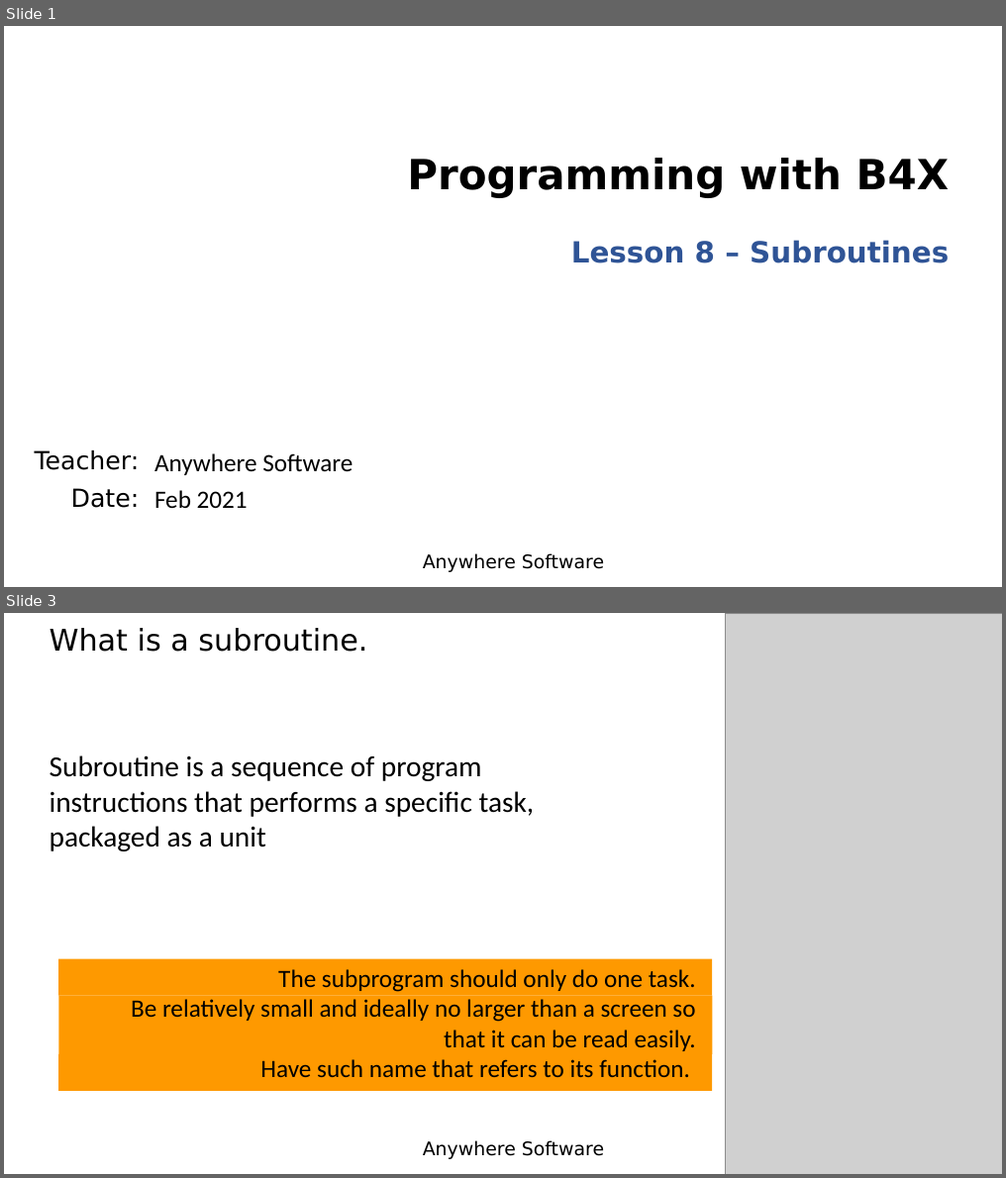
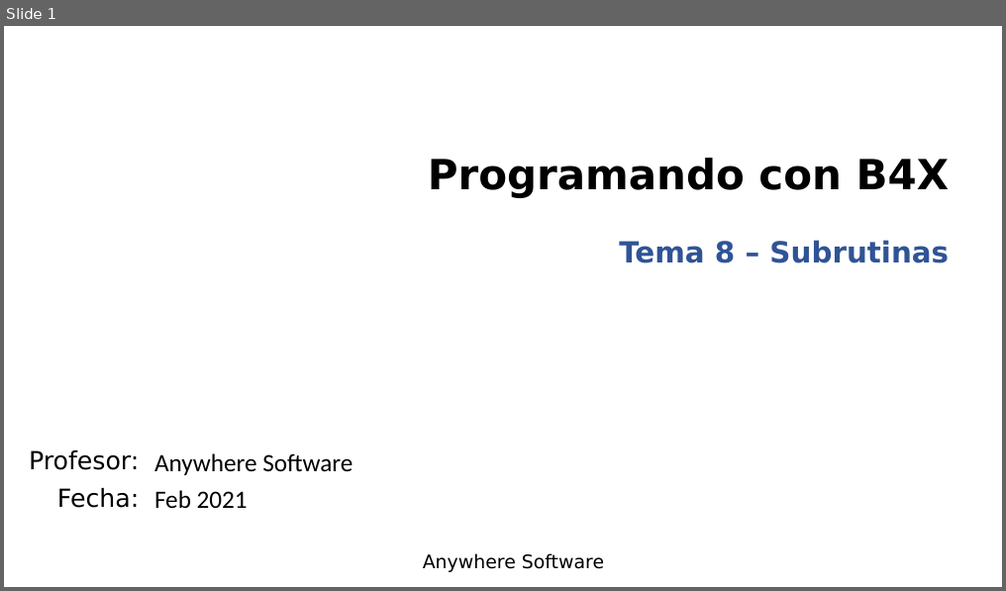
Before and after one commit to Lamashino/Teaching-B4J, a slide deck: Tema 8 - Subrutinas/Lesson8 - Subroutines.pptx. Shown one above the other, each under a label of ours: slides 1 and 3 before the commit, slide 1 after it; the slides between them are not shown. The pictures are 1006x1178 and 1006x591 pixels, drawn with LibreOffice and Linux fonts; fonts in the diff are those of the drawing; grey boxes stand for pictures; background and template pictures are left out. Boxes give left, top, right and bottom in pixels: in the first picture for what was removed or moved away, otherwise in the second. Text is boxed around its words. In the diff, an @@ line names an element or a change of style, - is before the commit and + after.

```diff
--- a/Tema 8 - Subrutinas/Lesson8 - Subroutines.pptx
+++ b/Tema 8 - Subrutinas/Lesson8 - Subroutines.pptx
@@ slide 3 removed at [4, 613, 1002, 1174], background picture (left out); not listed: 1 template element that a slide beside it also shows @@
@@ title removed at [50, 628, 367, 652] @@
-What is a subroutine.
@@ picture removed at [725, 613, 1002, 1174] @@
@@ text removed at [50, 756, 535, 852] @@
-Subroutine is a sequence of program instructions that performs a specific task, packaged as a unit
@@ rectangle removed at [58, 959, 712, 996] @@
@@ rectangle removed at [58, 996, 712, 1055] @@
@@ text removed at [131, 969, 696, 1078] @@
-The subprogram should only do one task.
-Be relatively small and ideally no larger than a screen so that it can be read easily.
-Have such name that refers to its function.
@@ rectangle removed at [58, 1055, 712, 1091] @@
@@ slide 1 changed as well @@
@@ title at [428, 158, 948, 198]: text changed @@
-Programming with B4X
+Programando con B4X
@@ subtitle at [619, 240, 948, 264]: text changed @@
-Lesson 8 – Subroutines
+Tema 8 – Subrutinas
@@ text at [29, 451, 139, 508]: text changed @@
-Teacher:
-Date:
+Profesor:
+Fecha:
```
Also in this commit, not shown: 3 other slides changed, 7 slides added, 6 other slides removed, 2 other files.
